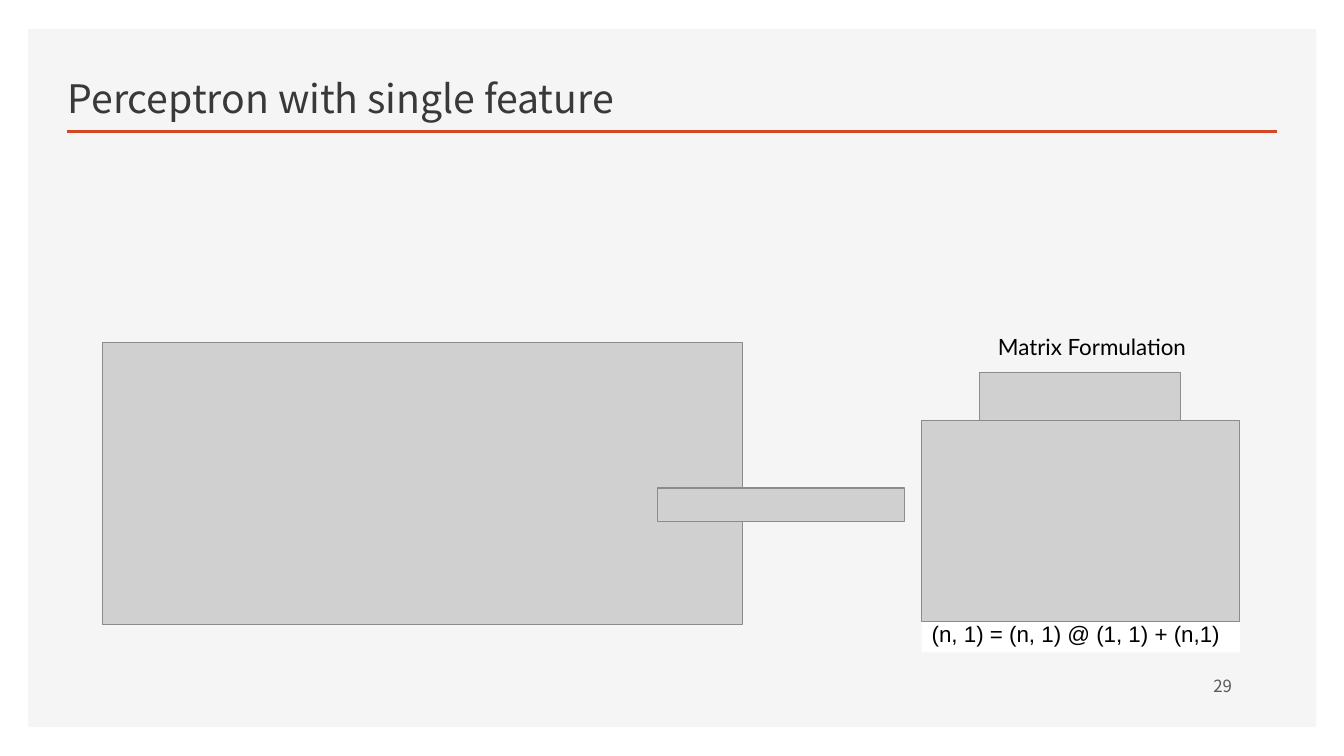
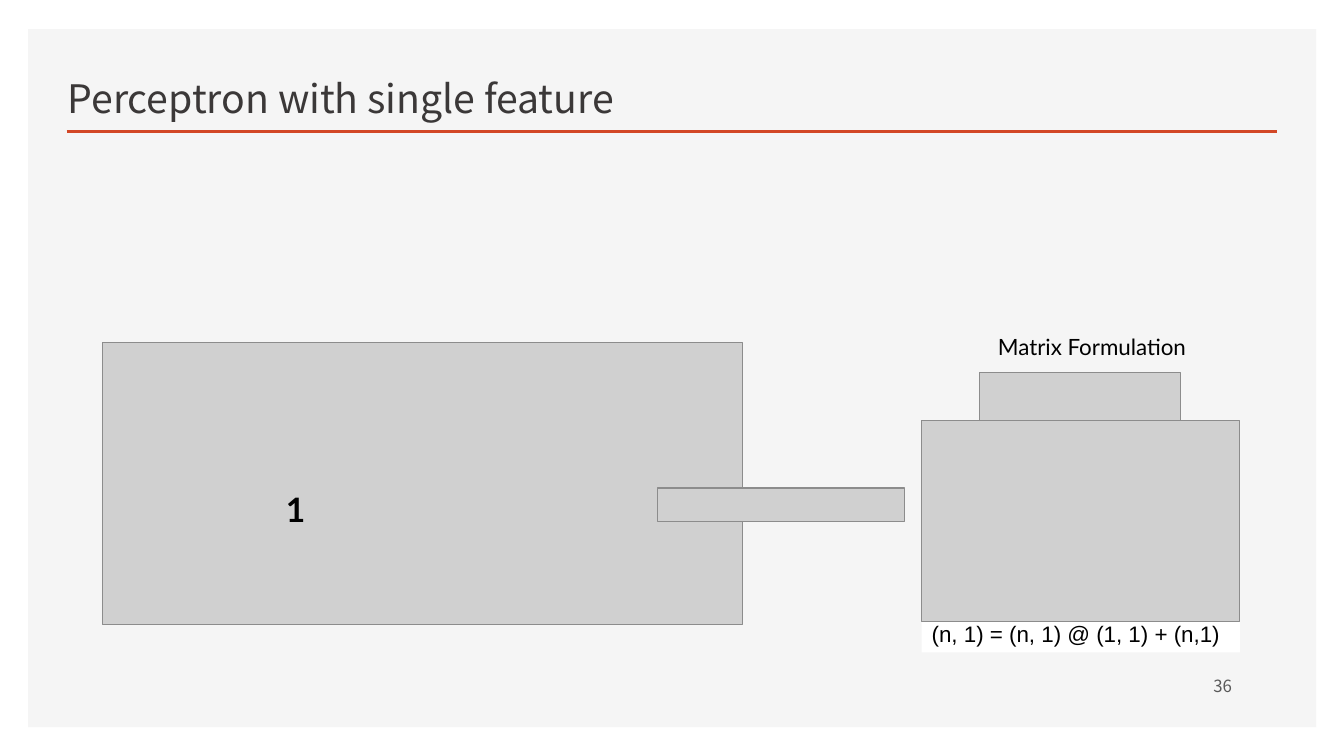
Before and after one commit to ancestor9/mathematics-for-machine-learning, a slide deck: slide 36 of Linear_Algebra/w4_Perceptron_Regression.pptx (slide 29 before the commit). Drawn at 1344x756 pixels with LibreOffice and Linux fonts; fonts in the diff are those of the drawing; grey boxes stand for pictures; background and template pictures are left out. Boxes give left, top, right and bottom in pixels: in the first picture for what was removed or moved away, otherwise in the second. Text is boxed around its words. In the diff, an @@ line names an element or a change of style, - is before the commit and + after.

```diff
--- a/Linear_Algebra/w4_Perceptron_Regression.pptx
+++ b/Linear_Algebra/w4_Perceptron_Regression.pptx
@@ text added at <box>286,497,305,522</box>, 24 pt, text #000000, bold @@
+1
@@ page number at <box>1213,679,1232,692</box>: text changed @@
-29
+36
```
Also in this commit, not shown: 8 other slides changed, 7 slides added.
